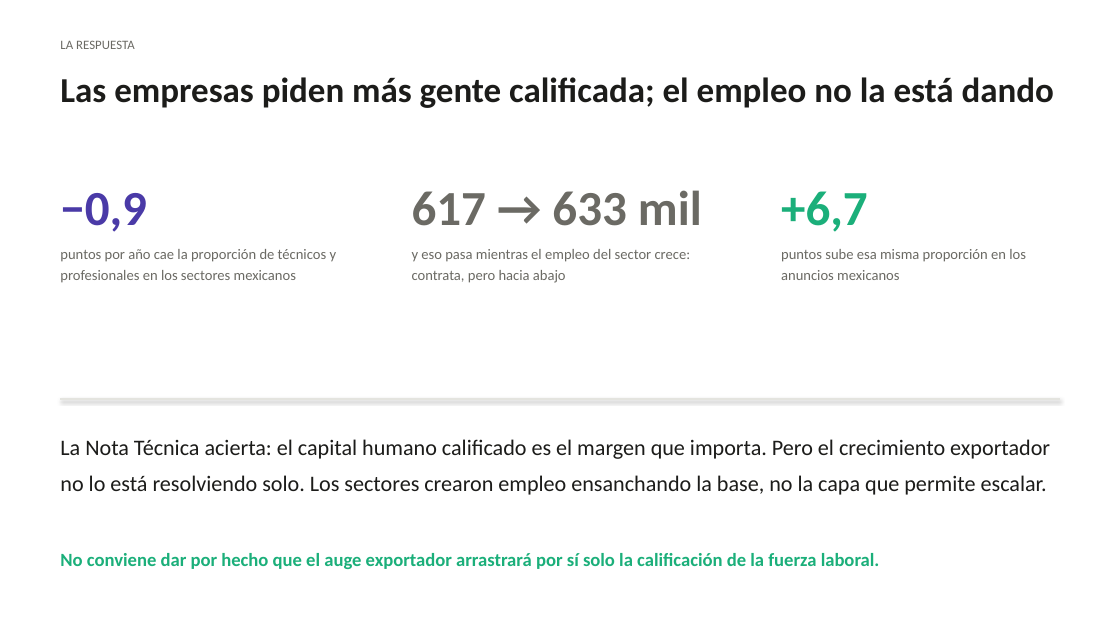
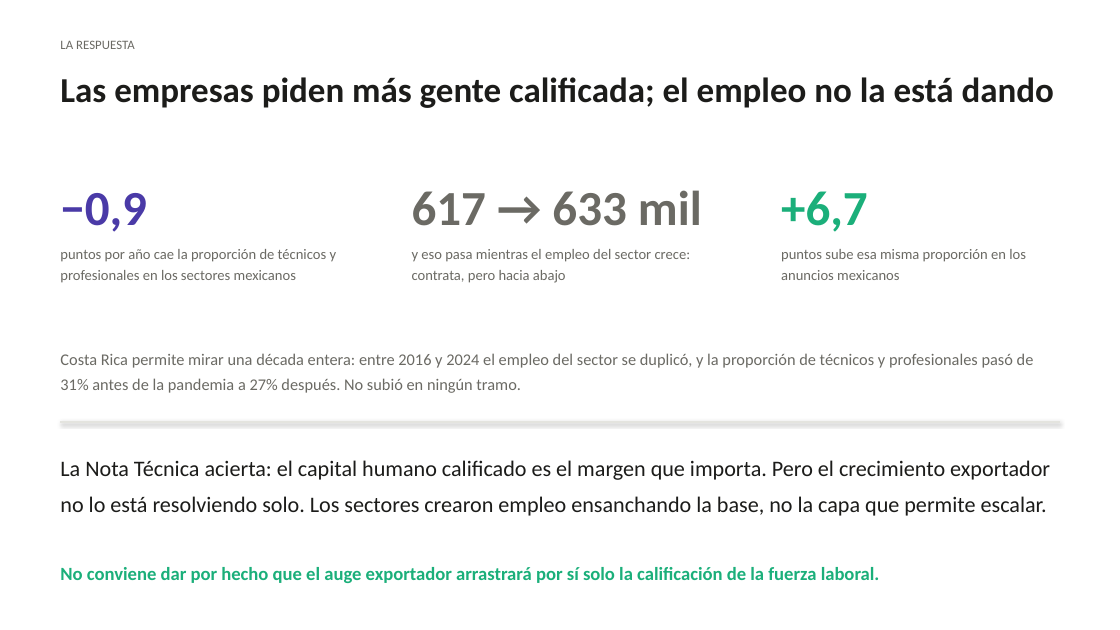
Before and after one commit to etorresram/CID-Technical-Note, a slide deck: slide 16 of Presentacion_CID_IA_Sectores.pptx. Drawn at 1120x630 pixels with LibreOffice and Linux fonts; fonts in the diff are those of the drawing. Boxes give left, top, right and bottom in pixels: in the first picture for what was removed or moved away, otherwise in the second. Text is boxed around its words. In the diff, an @@ line names an element or a change of style, - is before the commit and + after.

Commit message:
Costa Rica desde 2016: la serie cubre el quiebre exportador de 2019

```diff
--- a/Presentacion_CID_IA_Sectores.pptx
+++ b/Presentacion_CID_IA_Sectores.pptx
@@ text added at <box>60,353,1034,393</box>, 14 pt, text #6B6A64 @@
+Costa Rica permite mirar una década entera: entre 2016 y 2024 el empleo del sector se duplicó, y la proporción de técnicos y profesionales pasó de 31% antes de la pandemia a 27% después. No subió en ningún tramo.
@@ text "La Nota Técnica acierta: el ...": place and size @@
-text "La Nota Técnica acierta: el ..." at <box>60,439,1050,495</box>
+text "La Nota Técnica acierta: el ..." at <box>60,460,1050,516</box>
@@ line moved from (60, 399) - (1060, 399) to (60, 422) - (1060, 422) @@
@@ text "No conviene dar por hecho ...": place and size @@
-text "No conviene dar por hecho ..." at <box>60,553,880,569</box>
+text "No conviene dar por hecho ..." at <box>60,567,880,583</box>
```
Also in this commit, not shown: 3 other slides changed, 3 other files.
